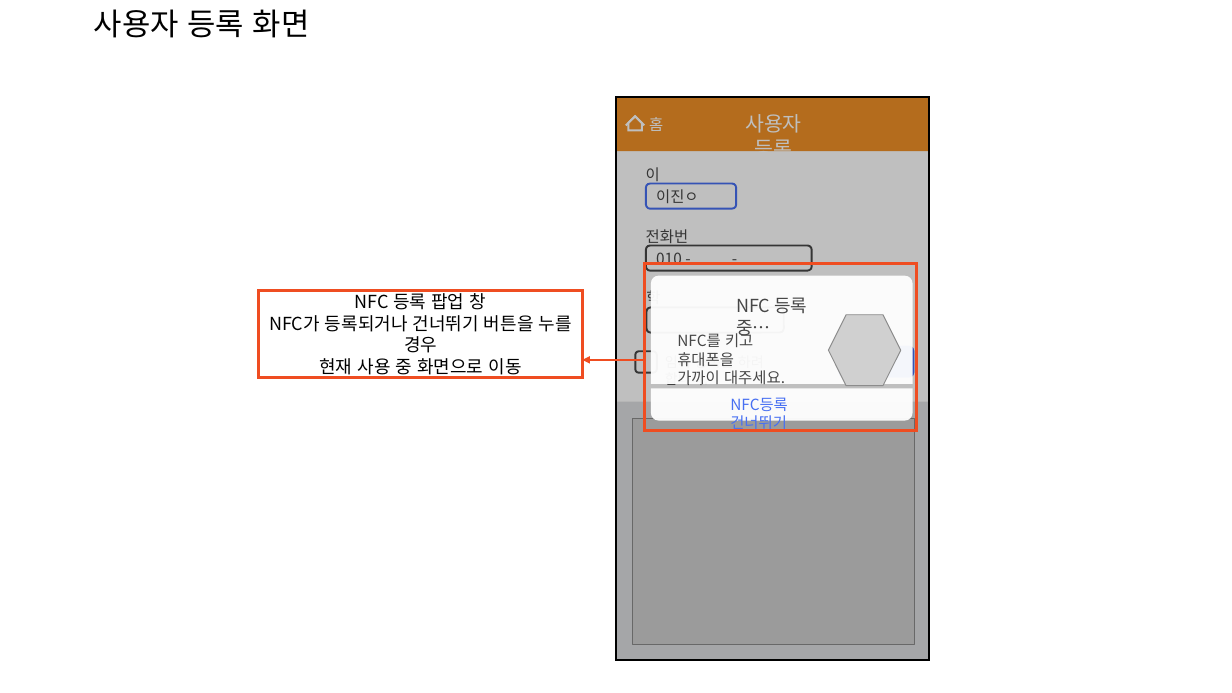
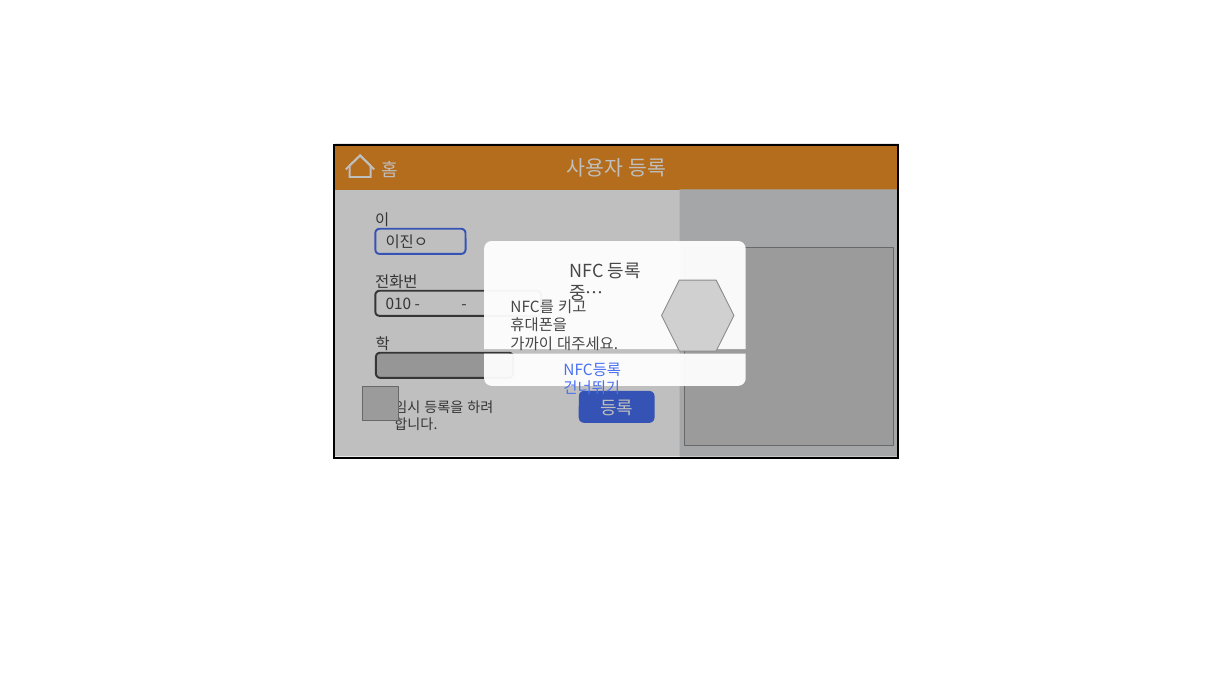
Before and after one commit to dotoleeoak/hun-piano, a slide deck: slide 5 of PianoManager/DesignDraft.pptx. Drawn at 1232x693 pixels with LibreOffice and Linux fonts; fonts in the diff are those of the drawing; grey boxes stand for pictures. Boxes give left, top, right and bottom in pixels: in the first picture for what was removed or moved away, otherwise in the second. Text is boxed around its words. In the diff, an @@ line names an element or a change of style, - is before the commit and + after.

```diff
--- a/PianoManager/DesignDraft.pptx
+++ b/PianoManager/DesignDraft.pptx
@@ title removed at [94,9,310,38] @@
-사용자 등록 화면
@@ half frame removed at [626,117,644,135] @@
@@ freeform shape removed at [628,116,642,130] @@
@@ rectangle: place and size @@
-rectangle at [616,97,930,152]
+rectangle at [335,145,898,189]
@@ rectangle: place and size @@
-rectangle at [616,97,930,661]
+rectangle at [335,143,899,457]
@@ rectangle: place and size @@
-rectangle at [616,97,930,661]
+rectangle at [335,145,898,458]
@@ half frame added at [346,156,375,184], outline #FFFFFF 1.5 pt @@
@@ freeform shape added at [349,155,371,177], outline #FFFFFF 1.5 pt @@
@@ text "홈": place and size @@
-text "홈" at [649,117,663,131]
+text "홈" at [382,161,399,177]
@@ text "홈" at [382,161,399,177]: size 12 to 14 pt @@
@@ text "사용자 등록" rewrapped from [745,114,802,151] to [567,158,667,177] @@
@@ rectangle: place and size @@
-rectangle at [645,263,918,431]
+rectangle at [680,189,898,457]
@@ rectangle at [680,189,898,457]: fill none to #DDDEE1; outline #EF4D21 2.25 pt to none @@
@@ freeform shape: place and size @@
-freeform shape at [652,275,913,421]
+freeform shape at [484,241,746,386]
@@ 3 texts, 1 picture: place and size @@
-3 texts, 1 picture at [677,297,901,432]
+3 texts, 1 picture at [510,262,734,398]
@@ picture: place and size @@
-picture at [633,419,915,645]
+picture at [684,248,893,445]
@@ rectangle removed at [259,290,582,378] @@
-NFC 등록 팝업 창
-NFC가 등록되거나 건너뛰기 버튼을 누를 경우
-현재 사용 중 화면으로 이동
@@ rounded rectangle removed at [647,308,785,333] @@
@@ rounded rectangle added at [376,353,514,378], fill #C9C9C9, outline #474747 1.5 pt @@
@@ rounded rectangle removed at [636,351,657,372] @@
@@ picture added at [362,386,397,421] @@
@@ arrow removed from (644, 360) to (582, 360) @@
@@ 4 texts, 2 rounded rectangles: place and size @@
-4 texts, 2 rounded rectangles at [646,167,811,388]
+4 texts, 2 rounded rectangles at [375,212,541,430]
@@ rounded rectangle "등록": place and size @@
-rounded rectangle "등록" at [838,346,914,378]
+rounded rectangle "등록" at [579,391,654,423]
@@ rectangle removed at [617,402,930,661] @@
```
Also in this commit, not shown: 5 other slides changed, 4 other files.
